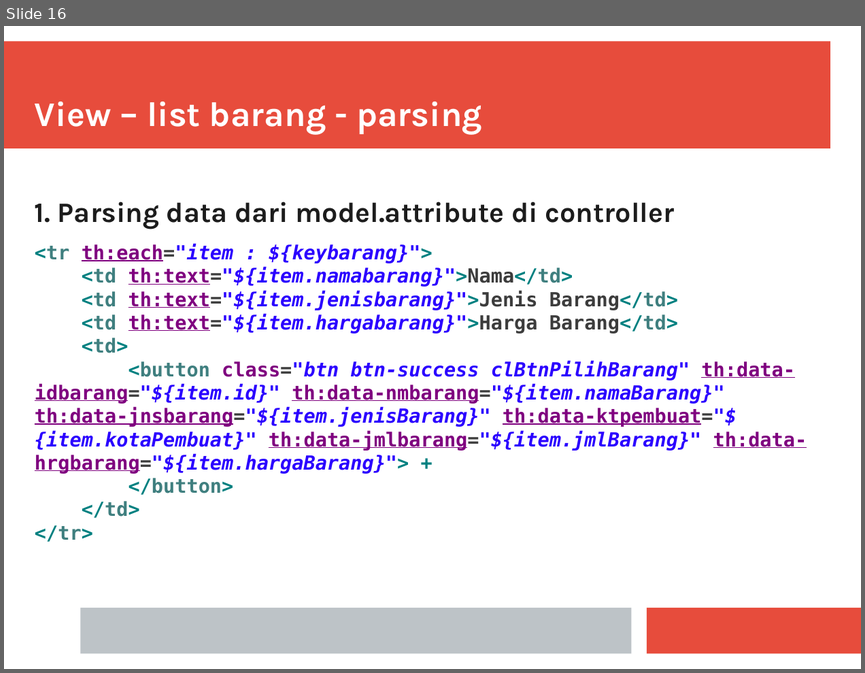
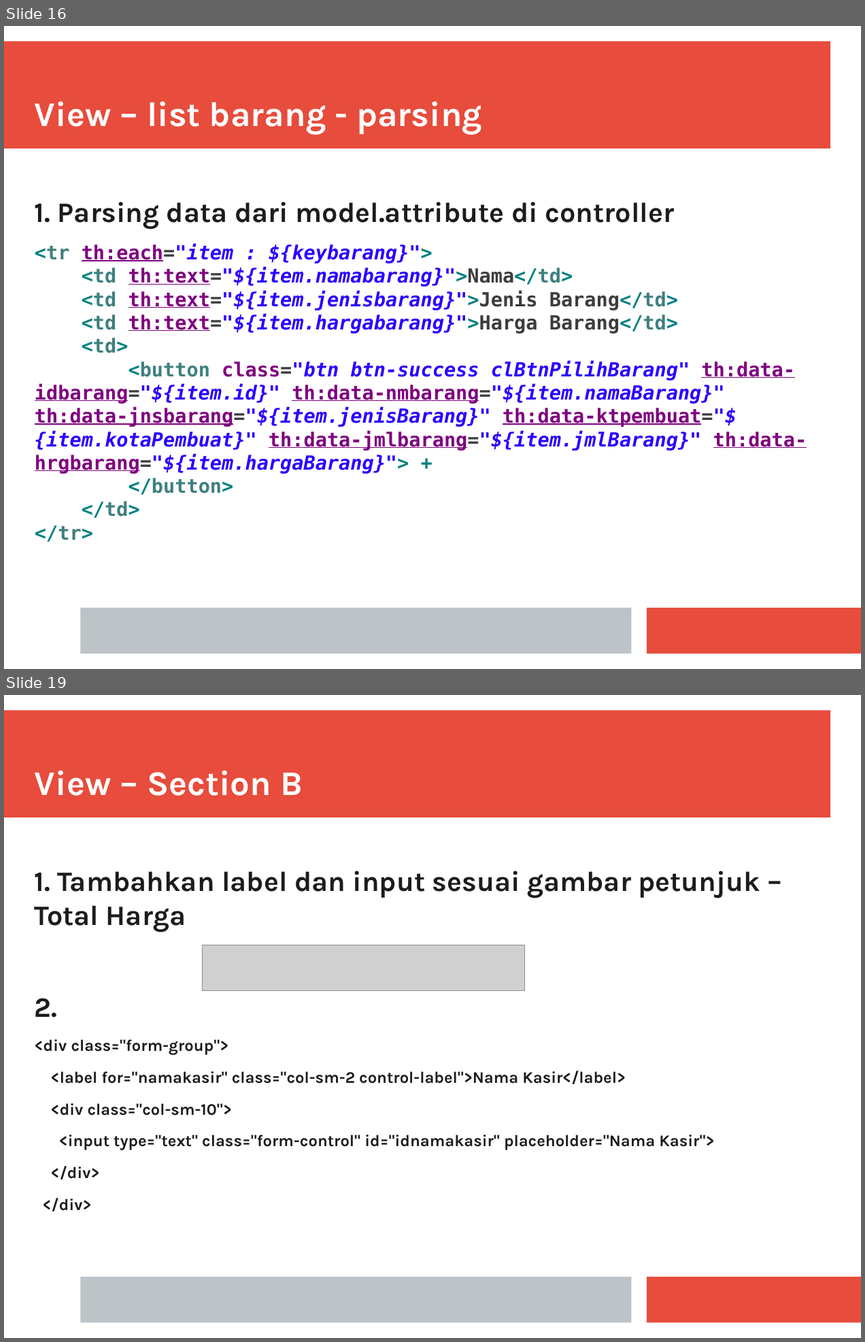
Before and after one commit to farouksyah/javatechnology198, a slide deck: docs/TransactionGuidances.pptx. Shown one above the other, each under a label of ours: slide 16 before the commit, slides 16 and 19 after it; the slides between them are not shown. The pictures are 865x673 and 865x1342 pixels, drawn with LibreOffice and Linux fonts; fonts in the diff are those of the drawing; grey boxes stand for pictures. Boxes give left, top, right and bottom in pixels: in the first picture for what was removed or moved away, otherwise in the second. Text is boxed around its words. In the diff, an @@ line names an element or a change of style, - is before the commit and + after.

Commit message:
update document transaction Section B

```diff
--- a/docs/TransactionGuidances.pptx
+++ b/docs/TransactionGuidances.pptx
@@ slide 19 added at (4,695,861,1338), background #FFFFFF; not listed: 3 template elements that a slide beside it also shows @@
@@ text added at (35,770,303,796), 32 pt, text #FFFFFF, bold @@
+View – Section B
@@ text added at (35,870,760,1211), 15 pt, text #1C1C1C, bold @@
+1. Tambahkan label dan input sesuai gambar petunjuk – Total Harga
+2.
+<div class="form-group">
+<label for="namakasir" class="col-sm-2 control-label">Nama Kasir</label>
+<div class="col-sm-10">
+<input type="text" class="form-control" id="idnamakasir" placeholder="Nama Kasir">
+</div>
+</div>
@@ picture added at (203,945,525,990) @@
```
Also in this commit, not shown: 5 other slides added, 2 other files.
